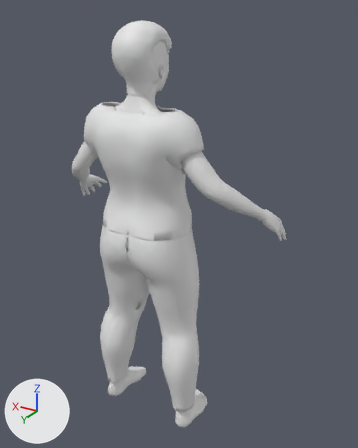
The glTF model corpos/corpo-adolescente-f-gordo.glb as it was, and as the next commit left it.
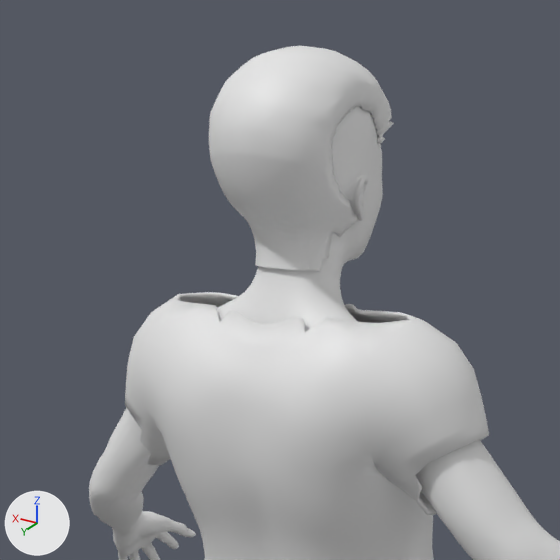
Each version appears first whole from a 50 mm lens placed at (-1.146, 1.719, 0.954), pointed at (-0.077, -0.063, 0.064), and next in a close-up on the part from 12% to 64% of the width and 1% to 43% of the height. Lighting does not change. The marker at lower left points along +X, +Y and +Z. The first two pictures are the older version. Vertices at exactly the same position are counted once.

Objects in the first close-up: 'cabelo', 'camiseta', 'pele'.
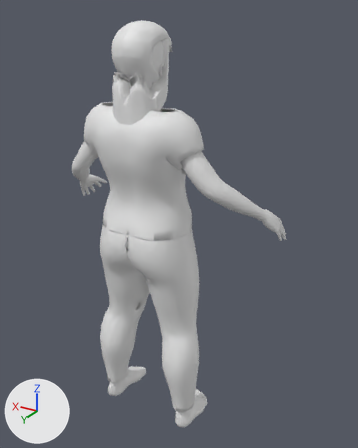
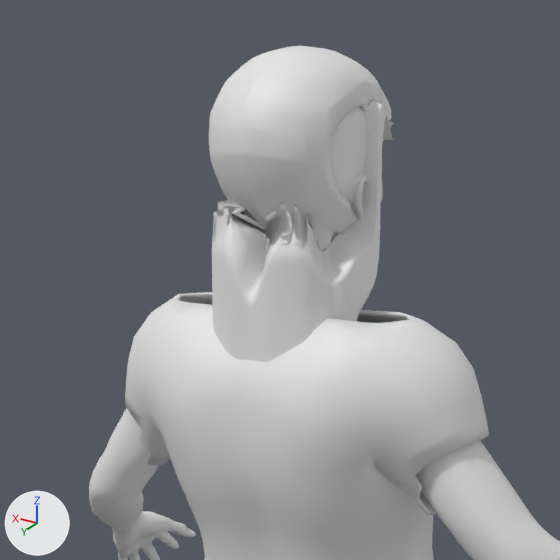
The change in detail:
me_cabelo is used by ob_cabelo; location (0.0, 0.0, 0.0).
me_cabelo had 1700 vertices, 3374 faces and spanned x -0.092..0.092, y -0.037..0.207, z 0.659..0.921.
me_cabelo now has 5080 vertices, 10130 faces and spans x -0.115..0.115, y -0.037..0.208, z 0.505..0.921.
me_cabelo part 1: a new loose piece of 3380 vertices spanning x -0.115..0.115, y 0.013..0.208, z 0.505..0.861.

Changed parts and their boxes (x1, y1, x2, y2) in the close-ups (560 x 560 px):
'cabelo', reshaped
    before: (209, 46, 394, 271)
    after: (209, 46, 394, 363)
part 1 of me_cabelo, added
    after: (212, 99, 394, 363)
